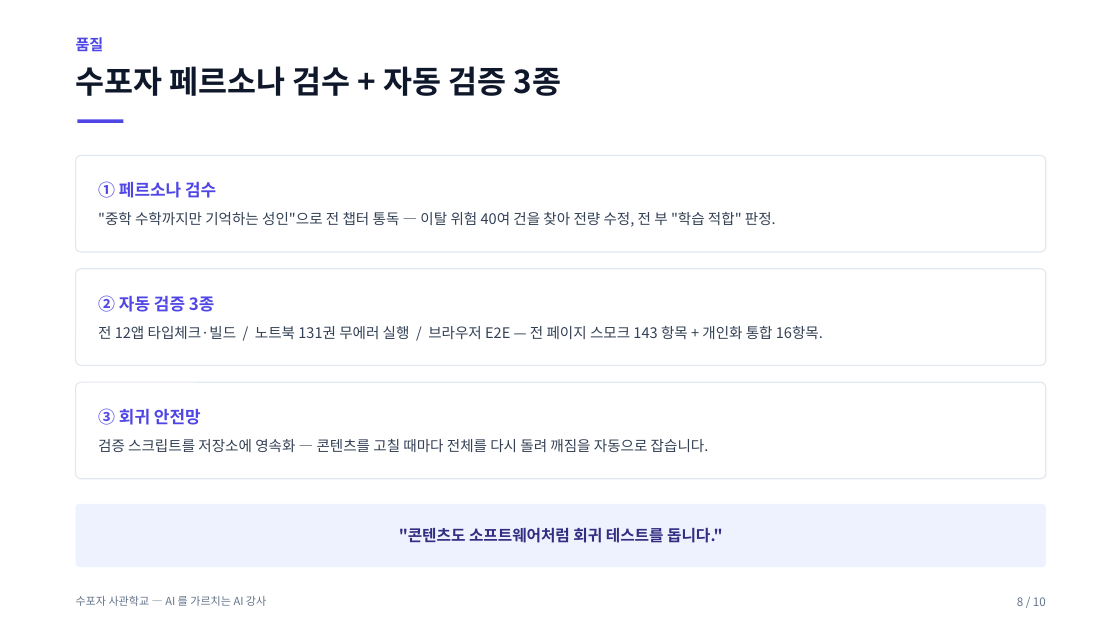
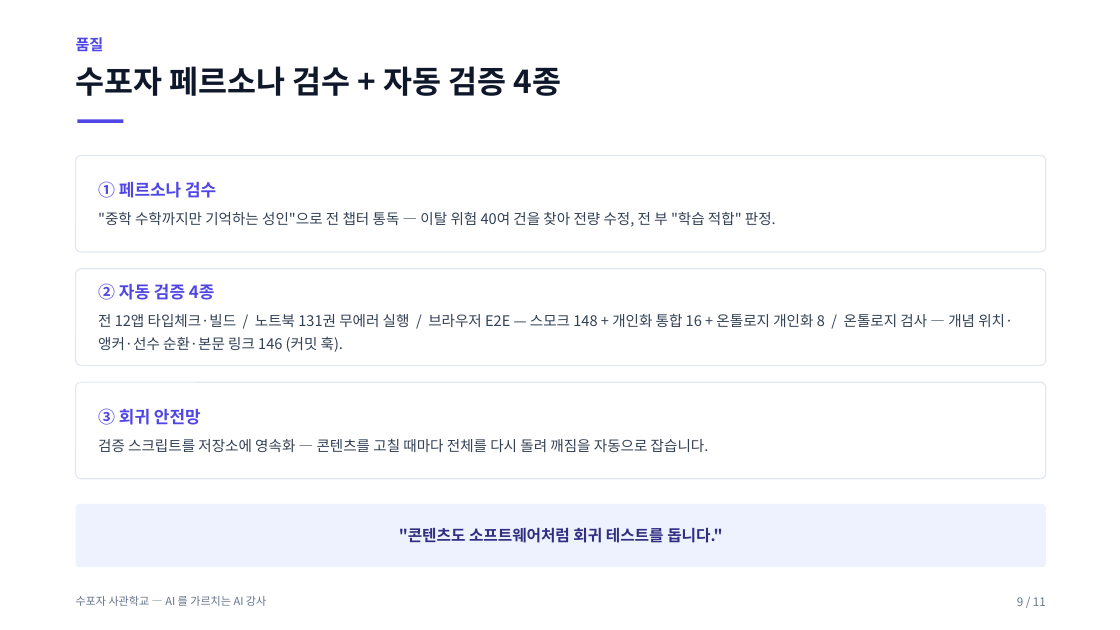
Before and after one commit to jiyupapa/math-platform, a slide deck: slide 9 of docs/hackathon/11_pitch_deck.pptx (slide 8 before the commit). Drawn at 1120x630 pixels with LibreOffice and Linux fonts; fonts in the diff are those of the drawing. Boxes give left, top, right and bottom in pixels: in the first picture for what was removed or moved away, otherwise in the second. Text is boxed around its words. In the diff, an @@ line names an element or a change of style, - is before the commit and + after.

```diff
--- a/docs/hackathon/11_pitch_deck.pptx
+++ b/docs/hackathon/11_pitch_deck.pptx
@@ text at (76,66,562,96): text changed @@
-수포자 페르소나 검수 + 자동 검증 3종
+수포자 페르소나 검수 + 자동 검증 4종
@@ text in rounded rectangle at (98,283,1013,352): text changed @@
-② 자동 검증 3종
-전 12앱 타입체크·빌드 / 노트북 131권 무에러 실행 / 브라우저 E2E — 전 페이지 스모크 143 항목 + 개인화 통합 16항목.
+② 자동 검증 4종
+전 12앱 타입체크·빌드 / 노트북 131권 무에러 실행 / 브라우저 E2E — 스모크 148 + 개인화 통합 16 + 온톨로지 개인화 8 / 온톨로지 검사 — 개념 위치·앵커·선수 순환·본문 링크 146 (커밋 훅).
@@ text at (1017,597,1046,606): text changed @@
-8 / 10
+9 / 11
```
Also in this commit, not shown: 8 other slides changed, 1 slide added, 39 other files.
